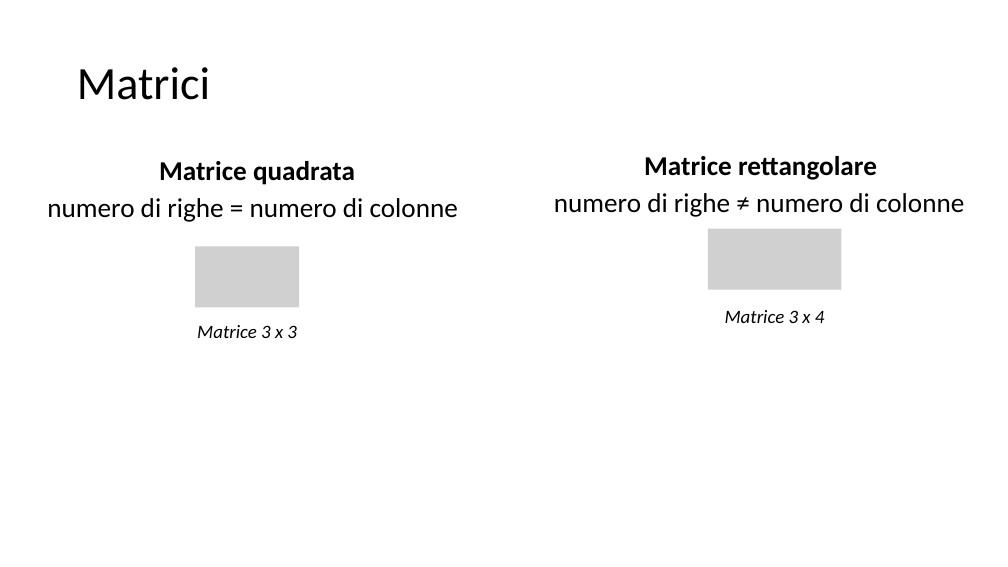
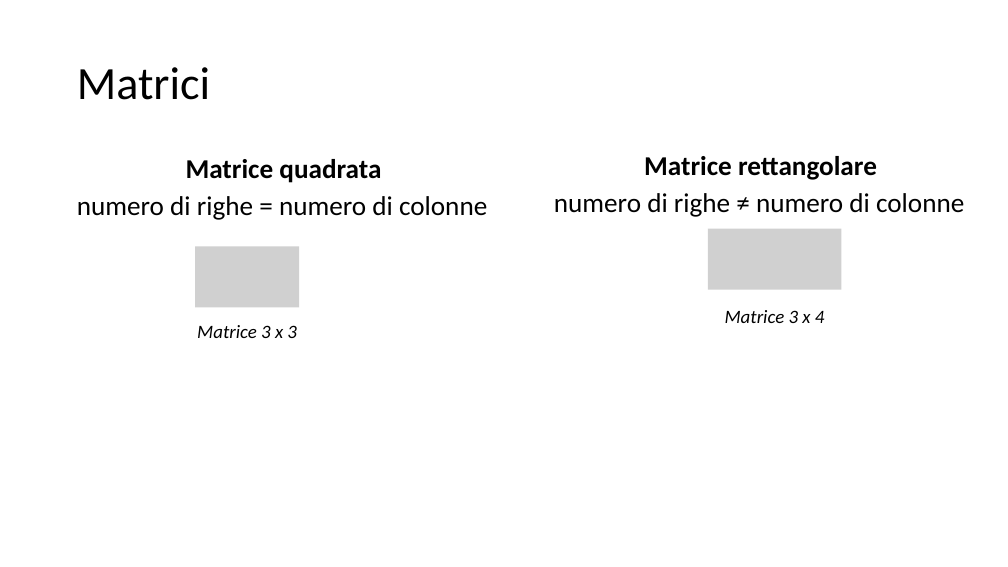
Before and after one commit to matteodelv/GaussLinearSystems, a slide deck: slide 10 of Presentazione.pptx. Drawn at 1008x567 pixels with LibreOffice and Linux fonts; fonts in the diff are those of the drawing; grey boxes stand for pictures. Boxes give left, top, right and bottom in pixels: in the first picture for what was removed or moved away, otherwise in the second. Text is boxed around its words. In the diff, an @@ line names an element or a change of style, - is before the commit and + after.

Commit message:
Aggiornamento slide sulla sezione matrici

```diff
--- a/Presentazione.pptx
+++ b/Presentazione.pptx
@@ text "Matrice quadrata": place and size @@
-text "Matrice quadrata" at <box>47,161,458,222</box>
+text "Matrice quadrata" at <box>77,159,487,220</box>
```
Also in this commit, not shown: 2 other slides changed, 2 slides added, 1 slide removed.
